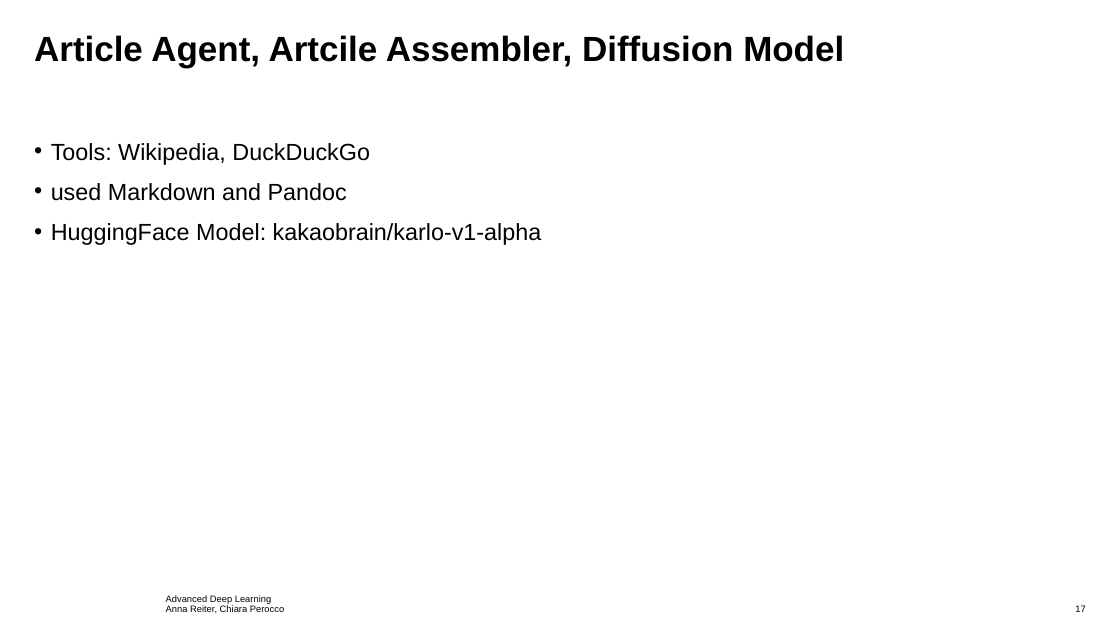
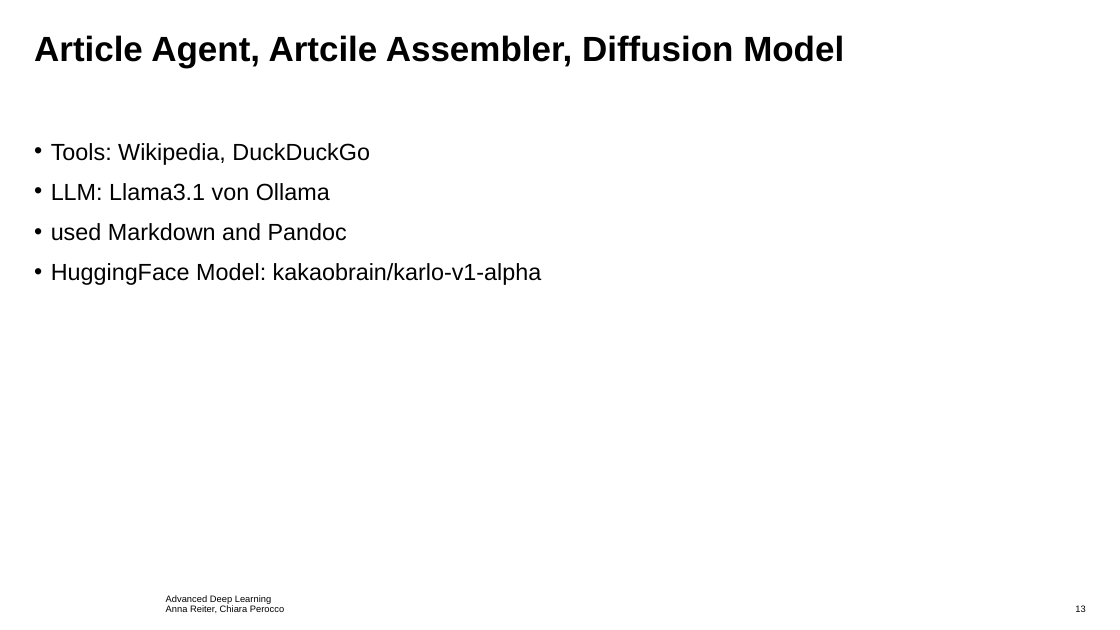
Before and after one commit to ChiaraPerocco/ADL-Project, a slide deck: slide 13 of pres.pptx (slide 17 before the commit). Drawn at 1120x630 pixels with LibreOffice and Linux fonts; fonts in the diff are those of the drawing; background and template pictures are left out. Boxes give left, top, right and bottom in pixels: in the first picture for what was removed or moved away, otherwise in the second. Text is boxed around its words. In the diff, an @@ line names an element or a change of style, - is before the commit and + after.

```diff
--- a/pres.pptx
+++ b/pres.pptx
@@ text at box(51, 183, 330, 201): paragraph added @@
+• LLM: Llama3.1 von Ollama
@@ page number at box(1075, 605, 1085, 612): text changed @@
-17
+13
```
Also in this commit, not shown: 5 other slides changed, 13 slides added.
